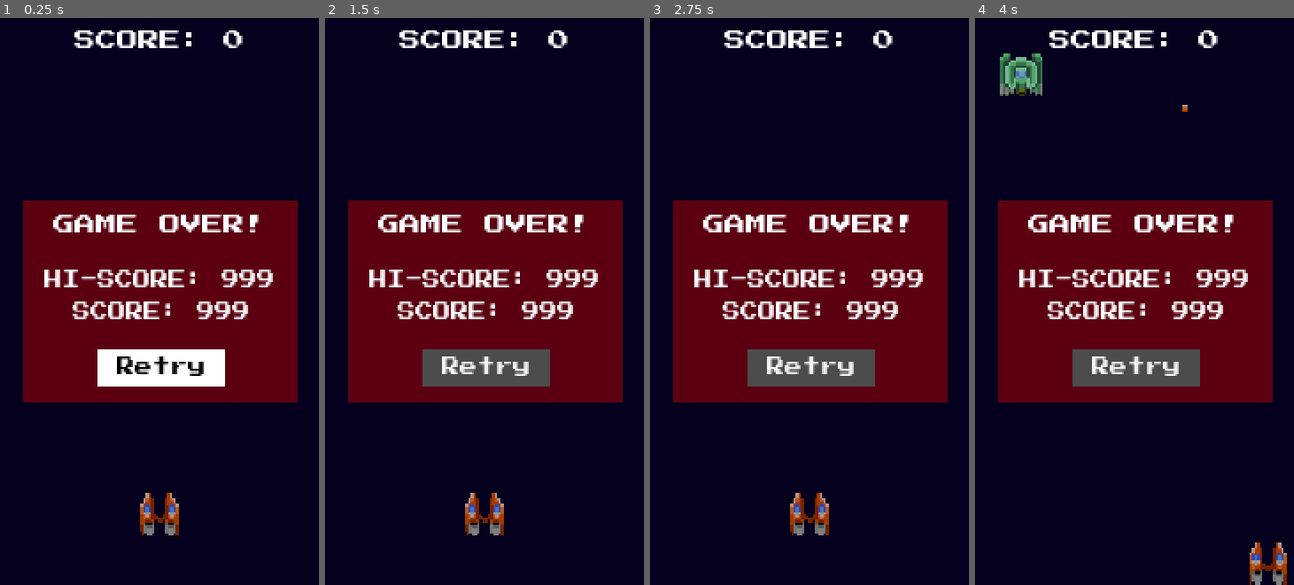
Above: before the commit, frames 1-4 (left to right).
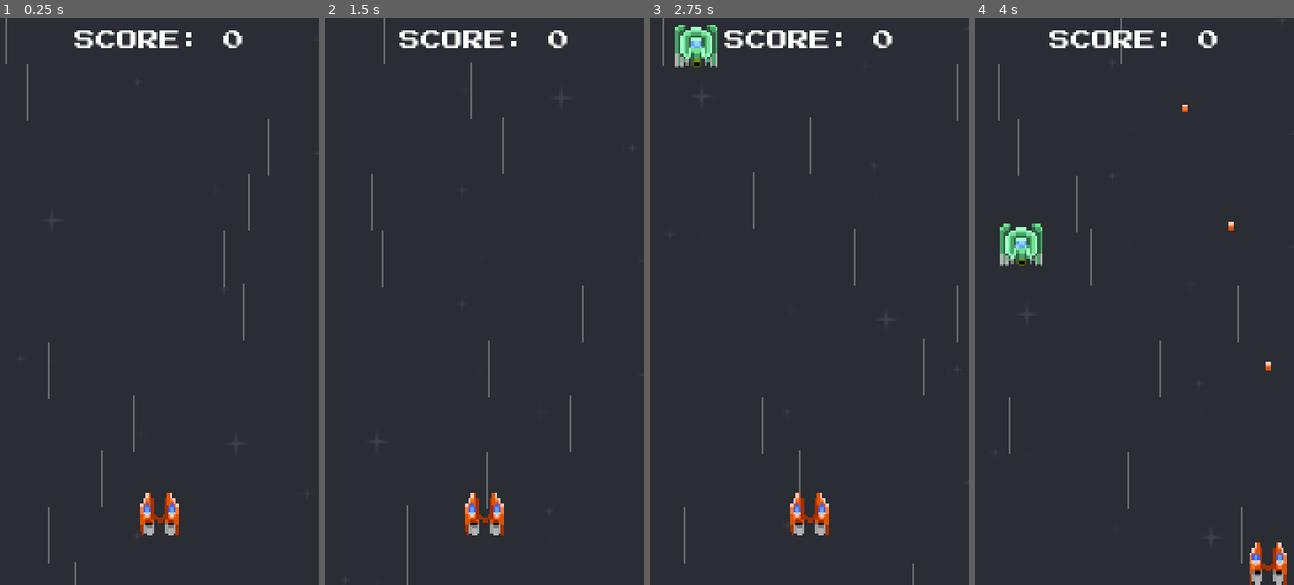
Above: after the commit, the same moments.

Repository: deoshreyas/Space-Blasters
Game: Godot game, scene res://Scenes/world.tscn
The game is run twice, just before and just after one commit, with the same random seed, the same clock (stepped at 60 frames per second) and the same inputs.
Inputs (mouse positions are in pixels of both pictures, inside the frame that each line leads up to):
- Up to frame 1 (0.25 s): no input
- Up to frame 2 (1.5 s): click (484, 369) at 0.5 s, where only the run before the commit has a clickable "Retry"; click (484, 369) at 1.25 s, where only the run before the commit has a clickable "Retry"
- Up to frame 3 (2.75 s): click (809, 369) at 2 s, where only the run before the commit has a clickable "Retry"
- Up to frame 4 (4 s): hold Right (btn_right) 2.78-3.53 s; hold Space (shoot_btn) 2.78-3.53 s; hold Down (btn_down) from 3.53 s (still down); tap Space (shoot_btn) at 3.6 s

The runs differ from the first frame. In frame 1, 99% of the frame differs, in the area x 0-100%, y 0-100%; in frame 2, 99%; in frame 3, 99%; in frame 4, 99%.

Commit message:
Finish UI, Finish project mechanics, Add SFX

Diff:
--- /dev/null
+++ b/Scenes/bgmusic.tscn
@@ -0,0 +1,9 @@
+[gd_scene load_steps=3 format=3 uid="uid://5x487t3mgm8s"]
+
+[ext_resource type="AudioStream" uid="uid://w42okfd4ibnd" path="res://Assets/Sounds/bg.mp3" id="1_y4yd6"]
+[ext_resource type="Script" path="res://Scripts/BgMusic.gd" id="2_t7eyd"]
+
+[node name="Bg" type="AudioStreamPlayer"]
+stream = ExtResource("1_y4yd6")
+autoplay = true
+script = ExtResource("2_t7eyd")
--- a/Scenes/world.tscn
+++ b/Scenes/world.tscn
@@ -1,11 +1,16 @@
-[gd_scene load_steps=9 format=3 uid="uid://dtc1glgqwdv6l"]
+[gd_scene load_steps=14 format=3 uid="uid://dtc1glgqwdv6l"]
 
 [ext_resource type="PackedScene" uid="uid://bb58688jb2gt4" path="res://Scenes/player_ship.tscn" id="1_e2ab8"]
 [ext_resource type="Script" path="res://Scripts/world.gd" id="1_m8hcd"]
 [ext_resource type="PackedScene" uid="uid://dddcal0ja4de3" path="res://Scenes/enemy.tscn" id="3_ob5gl"]
 [ext_resource type="PackedScene" uid="uid://cl8tm0quxapfy" path="res://Scenes/diver_enemy.tscn" id="3_vnda0"]
+[ext_resource type="Texture2D" uid="uid://yga0yuvcn30l" path="res://Assets/Sprites/bluestarsbg.png" id="4_8twxf"]
+[ext_resource type="AudioStream" uid="uid://d315kjjmt061w" path="res://Assets/Sounds/laser.ogg" id="4_a1r5h"]
 [ext_resource type="PackedScene" uid="uid://tmwpovd577a2" path="res://Scenes/hud.tscn" id="4_do26r"]
 [ext_resource type="PackedScene" uid="uid://b77yphcs0a1ys" path="res://Scenes/game_over_screen.tscn" id="4_my2vy"]
+[ext_resource type="Texture2D" uid="uid://f0fc8ob52m83" path="res://Assets/Sprites/star.png" id="5_re3o3"]
+[ext_resource type="AudioStream" uid="uid://dq5j57ho6h4nl" path="res://Assets/Sounds/hit.wav" id="5_w1icl"]
+[ext_resource type="AudioStream" uid="uid://10c3n3yhfg64" path="res://Assets/Sounds/explode.wav" id="6_r57vt"]
 
 [sub_resource type="SegmentShape2D" id="SegmentShape2D_blicj"]
 a = Vector2(93, -22.75)
@@ -19,10 +24,42 @@
 script = ExtResource("1_m8hcd")
 enemy_scenes = Array[PackedScene]([ExtResource("3_vnda0"), ExtResource("3_ob5gl")])
 
-[node name="BackgroundRect" type="ColorRect" parent="."]
-offset_right = 180.0
-offset_bottom = 320.0
-color = Color(0.0313726, 0, 0.164706, 1)
+[node name="SFX" type="Node" parent="."]
+
+[node name="Laser" type="AudioStreamPlayer" parent="SFX"]
+stream = ExtResource("4_a1r5h")
+
+[node name="Hit" type="AudioStreamPlayer" parent="SFX"]
+stream = ExtResource("5_w1icl")
+
+[node name="Explode" type="AudioStreamPlayer" parent="SFX"]
+stream = ExtResource("6_r57vt")
+
+[node name="ParallaxBackground" type="ParallaxBackground" parent="."]
+
+[node name="ParallaxLayer" type="ParallaxLayer" parent="ParallaxBackground"]
+motion_mirroring = Vector2(0, 320)
+
+[node name="Stars" type="Sprite2D" parent="ParallaxBackground/ParallaxLayer"]
+texture_repeat = 2
+texture = ExtResource("4_8twxf")
+centered = false
+region_enabled = true
+region_rect = Rect2(0, 0, 180, 320)
+
+[node name="CPUParticles2D" type="CPUParticles2D" parent="ParallaxBackground"]
+position = Vector2(90, -100)
+amount = 20
+lifetime = 1.25
+preprocess = 5.0
+texture = ExtResource("5_re3o3")
+emission_shape = 3
+emission_rect_extents = Vector2(90, 1)
+direction = Vector2(0, 1)
+spread = 0.0
+gravity = Vector2(0, 0)
+initial_velocity_min = 500.0
+initial_velocity_max = 500.0
 
 [node name="PlayerShip" parent="." instance=ExtResource("1_e2ab8")]
 position = Vector2(90, 280)
@@ -53,11 +90,13 @@
 [node name="EnemyContainer" type="Node2D" parent="."]
 
 [node name="EnemySpawnTimer" type="Timer" parent="."]
+wait_time = 2.0
 autostart = true
 
 [node name="UILayer" type="CanvasLayer" parent="."]
 
 [node name="GameOverScreen" parent="UILayer" instance=ExtResource("4_my2vy")]
+visible = false
 
 [node name="HUD" parent="UILayer" instance=ExtResource("4_do26r")]
 mouse_filter = 2
--- /dev/null
+++ b/Scripts/BgMusic.gd
@@ -0,0 +1,4 @@
+extends AudioStreamPlayer
+
+func _ready():
+	play()
--- a/Scripts/enemy.gd
+++ b/Scripts/enemy.gd
@@ -6,6 +6,7 @@
 @export var points = 10
 
 signal killed(points)
+signal hit
 
 func _physics_process(delta):
 	global_position.y += speed * delta
@@ -14,15 +15,16 @@
 	queue_free()
 
 func die():
-	killed.emit(points)
 	queue_free()
 
 func _on_body_entered(body):
 	if body is Player:
+		body.die()
 		die()
-		body.die()
 
 func take_damage(amount):
 	hp -= amount
+	hit.emit()
 	if hp <= 0:
 		die()
+		killed.emit(points)
--- a/Scripts/player.gd
+++ b/Scripts/player.gd
@@ -4,6 +4,7 @@
 @onready var muzzle = $Muzzle
 
 signal laser_shot(laser_scene, location)
+signal player_killed
 
 const SPEED = 100.0
 
@@ -29,4 +30,5 @@
 	laser_shot.emit(laser, muzzle.global_position)
 
 func die():
+	player_killed.emit()
 	queue_free()
--- a/Scripts/world.gd
+++ b/Scripts/world.gd
@@ -1,9 +1,13 @@
 extends Node2D
+
+var high_score = 0
 
 var score:
 	set(value):
 		score = value
 		hud.score = score
+
+const SCROLL_SPEED = 100
 
 @export var enemy_scenes: Array[PackedScene] = []
 
@@ -13,21 +17,62 @@
 @onready var enemy_container = $EnemyContainer
 @onready var timer = $EnemySpawnTimer
 @onready var hud = $UILayer/HUD
+@onready var game_over_screen = $UILayer/GameOverScreen
+@onready var parallax = $ParallaxBackground
+
+@onready var laser_sound = $SFX/Laser
+@onready var hit_sound = $SFX/Hit
+@onready var explode_sound = $SFX/Explode
 
 func _ready():
+	var save_file = FileAccess.open("user://save.data", FileAccess.READ)
+	if save_file!=null:
+		high_score = save_file.get_32()
+	else:
+		high_score = 0
+		save_game()
 	score = 0
 	player.global_position = spawn_pos.global_position
+	player.player_killed.connect(_on_player_killed)
+
+func _process(delta):
+	if timer.wait_time > 0.5:
+		timer.wait_time -= delta * 0.005
+	elif timer.wait_time < 0.5:
+		timer.wait_time = 0.5
+	parallax.scroll_offset.y += delta * SCROLL_SPEED
+	if parallax.scroll_offset.y > 320:
+		parallax.scroll_offset.y = 0
+
+func save_game():
+	var save_file = FileAccess.open("user://save.data", FileAccess.WRITE)
+	save_file.store_32(high_score)
 
 func _on_player_ship_laser_shot(laser_scene, location):
 	var laser = laser_scene.instantiate()
 	laser.global_position = location
 	laser_container.add_child(laser)
+	laser_sound.play()
 
 func _on_enemy_spawn_timer_timeout():
 	var enemy = enemy_scenes.pick_random().instantiate()
 	enemy.global_position = Vector2(randf_range(10, 180), -50)
 	enemy.killed.connect(_on_enemy_killed)
+	enemy.hit.connect(_on_enemy_hit)
 	enemy_container.add_child(enemy)
 
 func _on_enemy_killed(points):
 	score += points
+	if score>high_score:
+		high_score = score
+
+func _on_player_killed():
+	explode_sound.play()
+	game_over_screen.set_score(score)
+	game_over_screen.set_hi_score(high_score)
+	save_game()
+	await get_tree().create_timer(1.0).timeout
+	game_over_screen.visible = true
+
+func _on_enemy_hit():
+	hit_sound.play()
--- /dev/null
+++ b/default_bus_layout.tres
@@ -0,0 +1,4 @@
+[gd_resource type="AudioBusLayout" format=3 uid="uid://ucraoftyvjoi"]
+
+[resource]
+bus/0/volume_db = -6.35661
--- a/project.godot
+++ b/project.godot
@@ -14,6 +14,10 @@
 run/main_scene="res://Scenes/world.tscn"
 config/features=PackedStringArray("4.0", "GL Compatibility")
 config/icon="res://icon.svg"
+
+[autoload]
+
+Bgmusic="*res://Scenes/bgmusic.tscn"
 
 [display]
 
Not shown, added: Assets/Sounds/bg.mp3.import
Not shown, added: Assets/Sounds/explode.wav.import
Not shown, added: Assets/Sounds/hit.wav.import
Not shown, added: Assets/Sounds/laser.ogg.import
Binary file added: Assets/Sprites/bluestarsbg.png
Not shown, added: Assets/Sprites/bluestarsbg.png.import
Binary file added: Assets/Sprites/star.png
Not shown, added: Assets/Sprites/star.png.import
Not shown, added: Assets/Sounds/bg.mp3
Not shown, added: Assets/Sounds/explode.wav
Not shown, added: Assets/Sounds/hit.wav
Not shown, added: Assets/Sounds/laser.ogg
